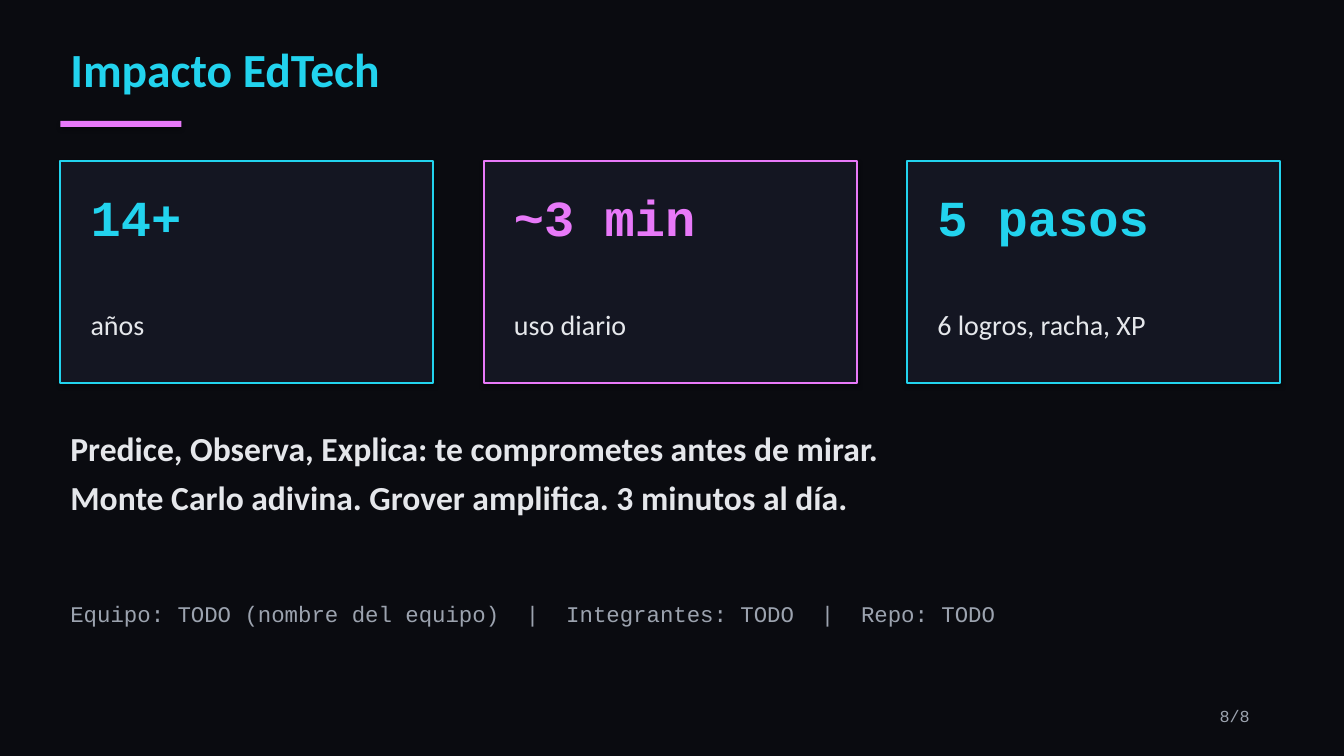
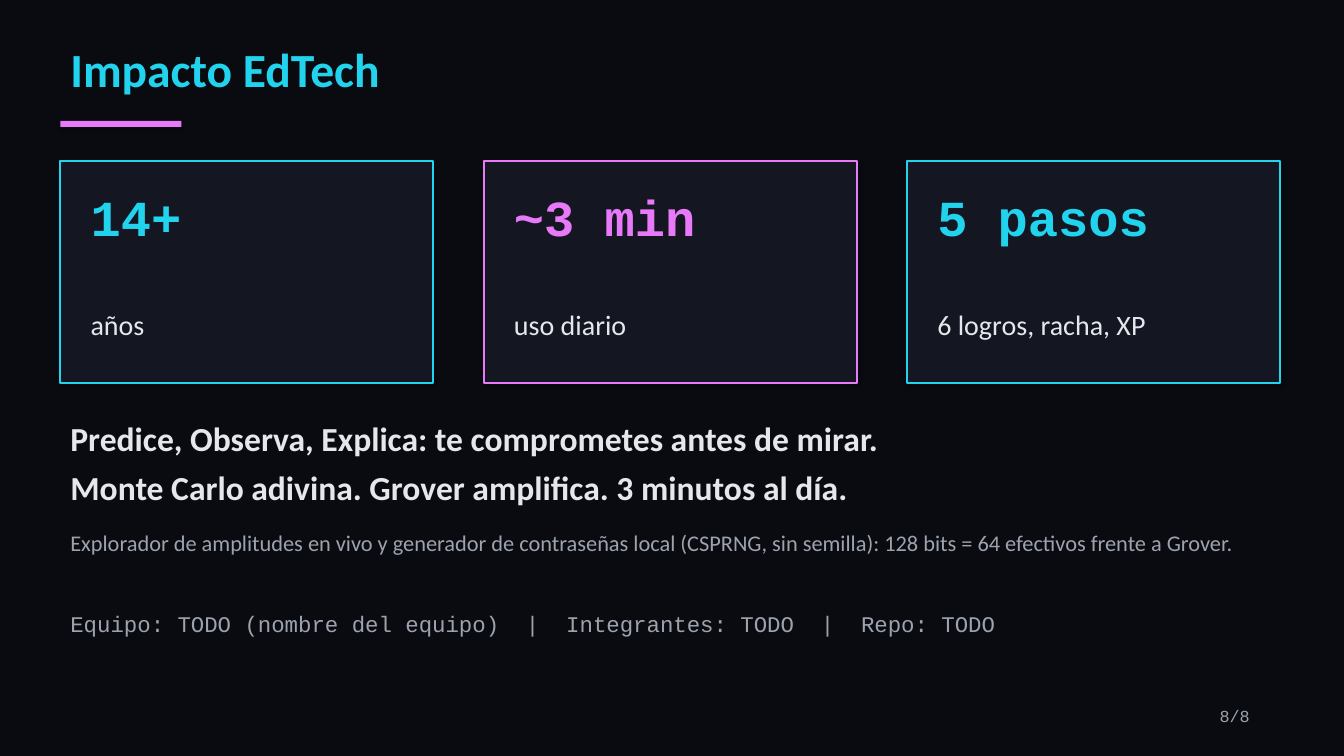
Before and after one commit to LeonardoShande/QubitGuard, a slide deck: slide 8 of pitch/QubitGuard_pitch.pptx. Drawn at 1344x756 pixels with LibreOffice and Linux fonts; fonts in the diff are those of the drawing. Boxes give left, top, right and bottom in pixels: in the first picture for what was removed or moved away, otherwise in the second. Text is boxed around its words. In the diff, an @@ line names an element or a change of style, - is before the commit and + after.

```diff
--- a/pitch/QubitGuard_pitch.pptx
+++ b/pitch/QubitGuard_pitch.pptx
@@ text "Predice, Observa, Explica: te comprometes ...": place and size @@
-text "Predice, Observa, Explica: te comprometes ..." at (70, 437, 878, 516)
+text "Predice, Observa, Explica: te comprometes ..." at (70, 427, 878, 506)
@@ text added at (70, 535, 1232, 555), 16 pt, text #9CA3AF @@
+Explorador de amplitudes en vivo y generador de contraseñas local (CSPRNG, sin semilla): 128 bits = 64 efectivos frente a Grover.
@@ text "Equipo: TODO (nombre del equipo) ...": place and size @@
-text "Equipo: TODO (nombre del equipo) ..." at (70, 606, 995, 627)
+text "Equipo: TODO (nombre del equipo) ..." at (70, 616, 995, 637)
```
Also in this commit, not shown: 5 other slides changed, 1 slide added, 1 slide removed, 6 other files.
